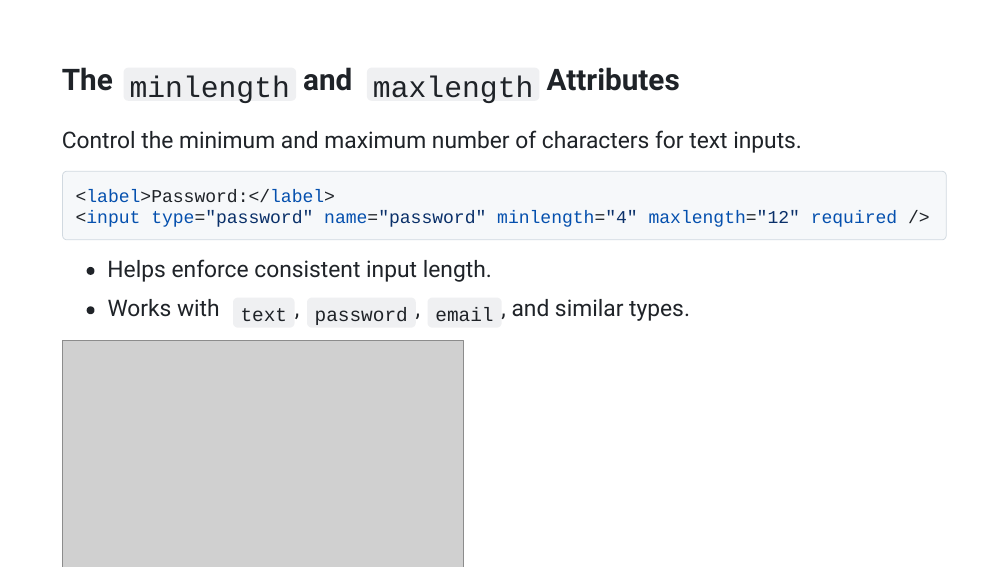
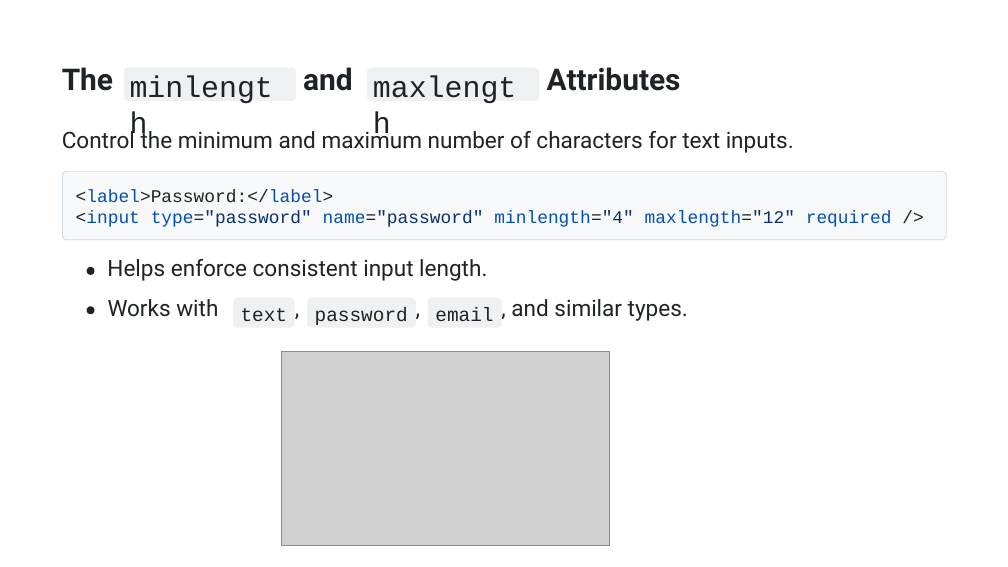
Before and after one commit to AhmedOsman101/Obsidian, a slide deck: slide 25 of src/College/yearTwo/firstTerm/WebDevelopment/tasks/presentation.pptx (slide 27 before the commit). Drawn at 1008x567 pixels with LibreOffice and Linux fonts; fonts in the diff are those of the drawing; grey boxes stand for pictures. Boxes give left, top, right and bottom in pixels: in the first picture for what was removed or moved away, otherwise in the second. Text is boxed around its words. In the diff, an @@ line names an element or a change of style, - is before the commit and + after.

```diff
--- a/src/College/yearTwo/firstTerm/WebDevelopment/tasks/presentation.pptx
+++ b/src/College/yearTwo/firstTerm/WebDevelopment/tasks/presentation.pptx
@@ text "minlength" at (494, 210, 634, 227): size 28.3 to 28.5 pt @@
@@ text "maxlength" at (645, 210, 795, 227): size 28.3 to 28.5 pt @@
@@ text "<label>Password:</label>" at (76, 190, 334, 203): size 17.2 to 17 pt @@
@@ text "<input type="password" name="password" minlength="4" maxleng ..." at (76, 210, 892, 227): size 17.2 to 17 pt @@
@@ size 21.7 to 21.5 pt in 4 elements at (62, 128, 794, 153), (107, 259, 487, 281), (108, 299, 218, 317), (511, 299, 688, 321) @@
@@ picture: place and size @@
-picture at (62, 340, 463, 567)
+picture at (281, 352, 609, 546)
```
Also in this commit, not shown: 40 other slides changed, 1 slide added, 3 slides removed, 1 other file.
